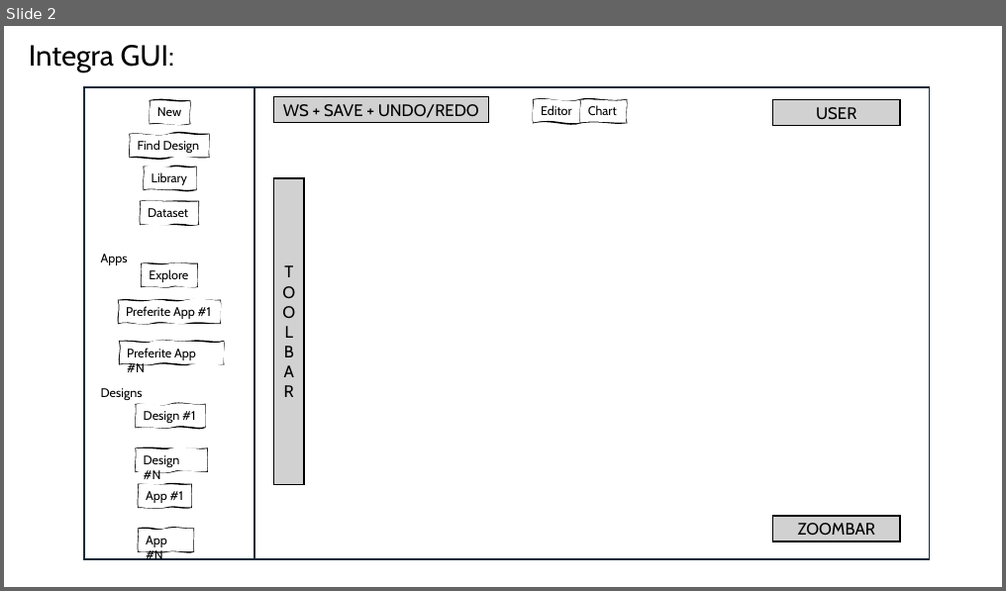
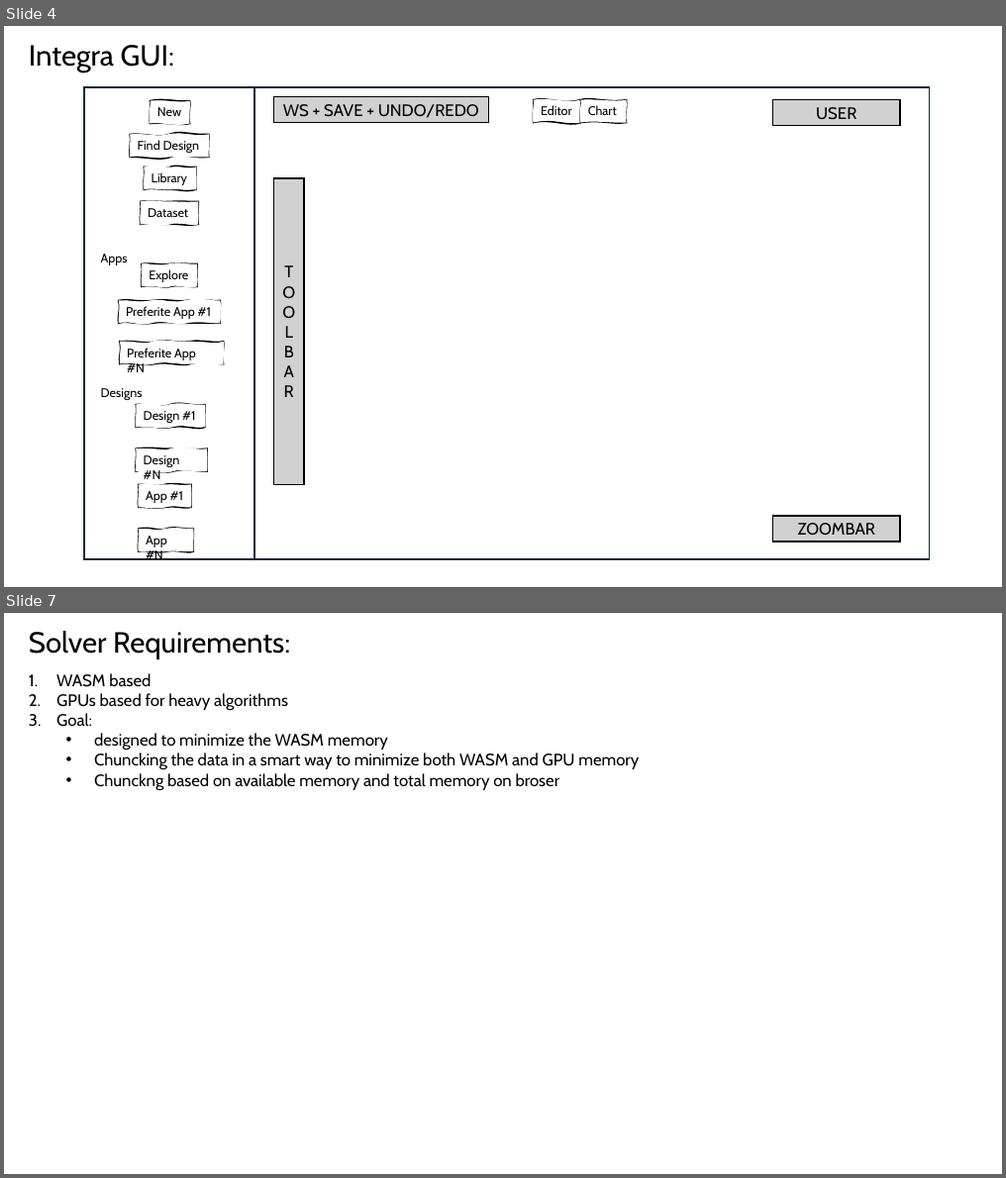
Before and after one commit to Cristiana85/integra-v1.0, a slide deck: INTEGRA Editor Project.pptx. Shown one above the other, each under a label of ours: slide 2 before the commit, slides 4 and 7 after it; the slides between them are not shown. The pictures are 1006x591 and 1006x1178 pixels, drawn with LibreOffice and Linux fonts; fonts in the diff are those of the drawing. Boxes give left, top, right and bottom in pixels: in the first picture for what was removed or moved away, otherwise in the second. Text is boxed around its words. In the diff, an @@ line names an element or a change of style, - is before the commit and + after.

```diff
--- a/INTEGRA Editor Project.pptx
+++ b/INTEGRA Editor Project.pptx
@@ slide 7 added at [4,613,1002,1174], background #FFFFFF @@
@@ text added at [29,631,290,660], 28 pt, text #000000 @@
+Solver Requirements:
@@ text added at [56,673,639,790], 16 pt, text #000000 @@
+1. WASM based
+2. GPUs based for heavy algorithms
+3. Goal:
+  • designed to minimize the WASM memory
+  • Chuncking the data in a smart way to minimize both WASM and GPU memory
+  • Chunckng based on available memory and total memory on broser
@@ what was slide 2 is now slide 4 @@
```
Also in this commit, not shown: 2 slides changed, 3 other slides added, 5 slides removed, 1 other file.
